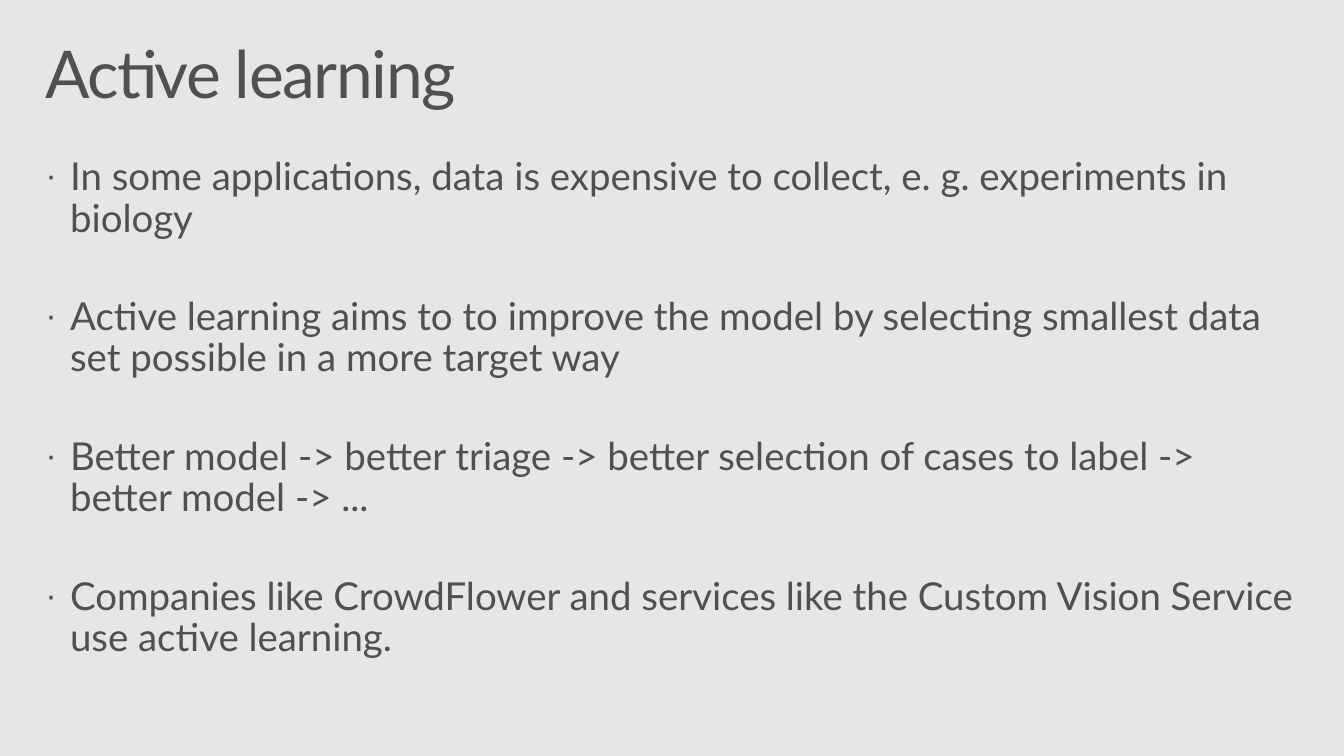
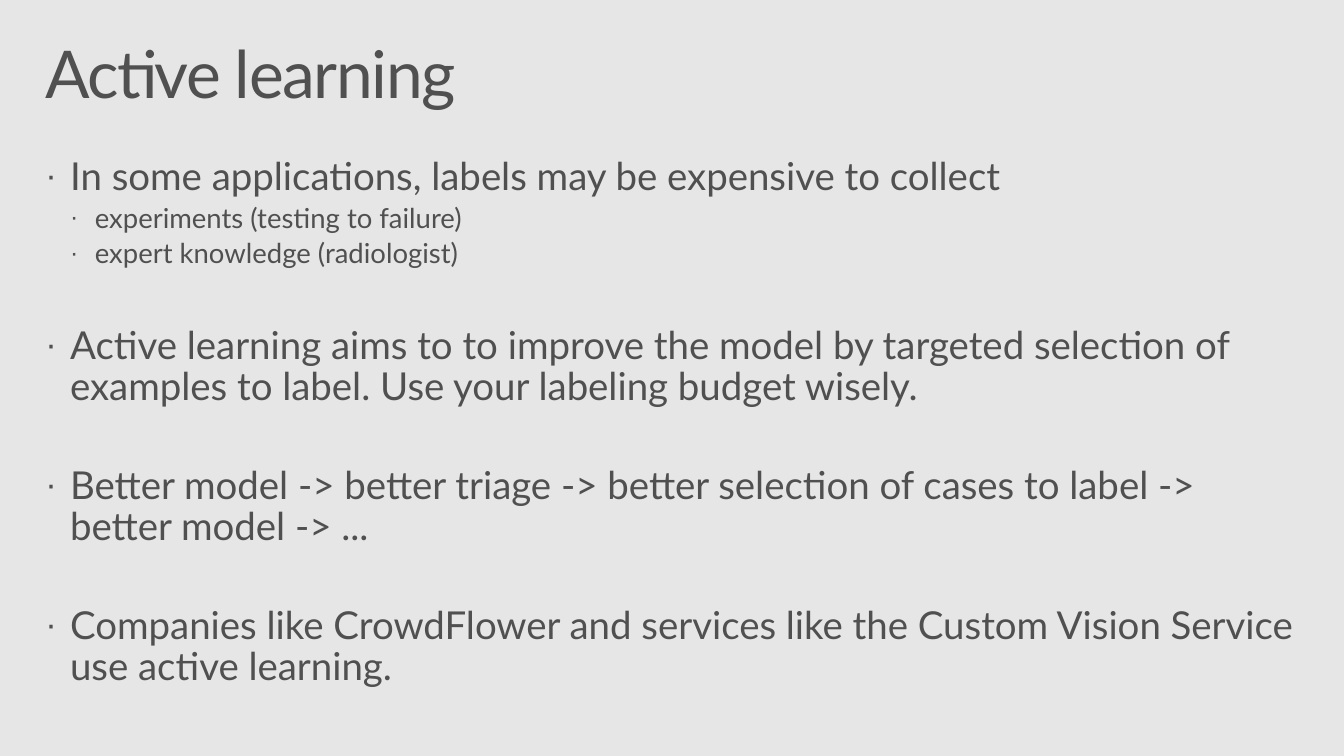
Before and after one commit to Azure/Strata2018, a slide deck: slide 14 of active_learning_workshop.pptx (slide 13 before the commit). Drawn at 1344x756 pixels with LibreOffice and Linux fonts; fonts in the diff are those of the drawing; background and template pictures are left out. Boxes give left, top, right and bottom in pixels: in the first picture for what was removed or moved away, otherwise in the second. Text is boxed around its words. In the diff, an @@ line names an element or a change of style, - is before the commit and + after.

```diff
--- a/active_learning_workshop.pptx
+++ b/active_learning_workshop.pptx
@@ text at [70,161,1230,407]: text changed @@
-· In some applications, data is expensive to collect, e. g. experiments in biology
-· Active learning aims to to improve the model by selecting smallest data set possible in a more target way
+· In some applications, labels may be expensive to collect
+  · experiments (testing to failure)
+  · expert knowledge (radiologist)
+· Active learning aims to to improve the model by targeted selection of examples to label. Use your labeling budget wisely.
```
Also in this commit, not shown: 4 other slides changed, 14 slides added.
